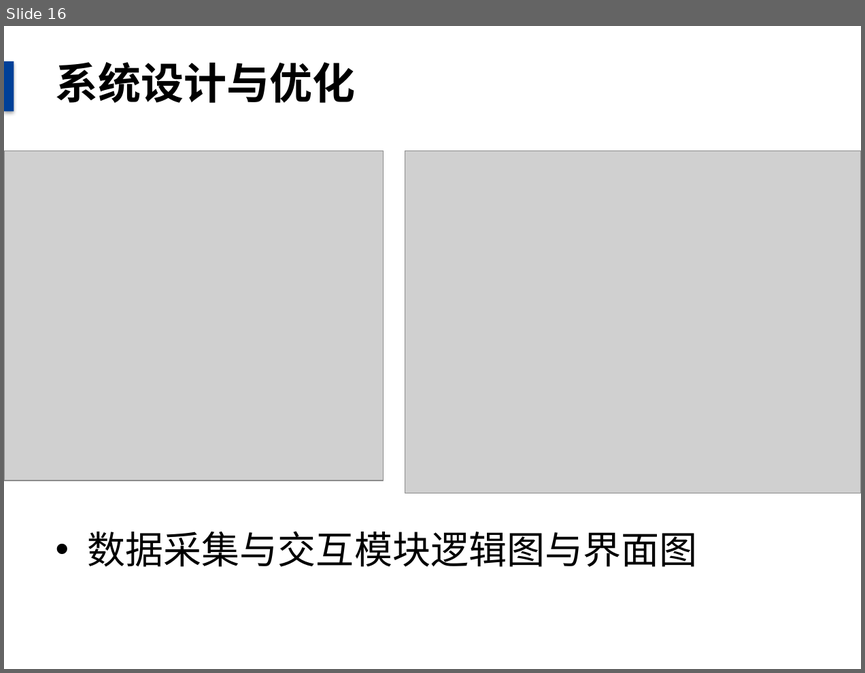
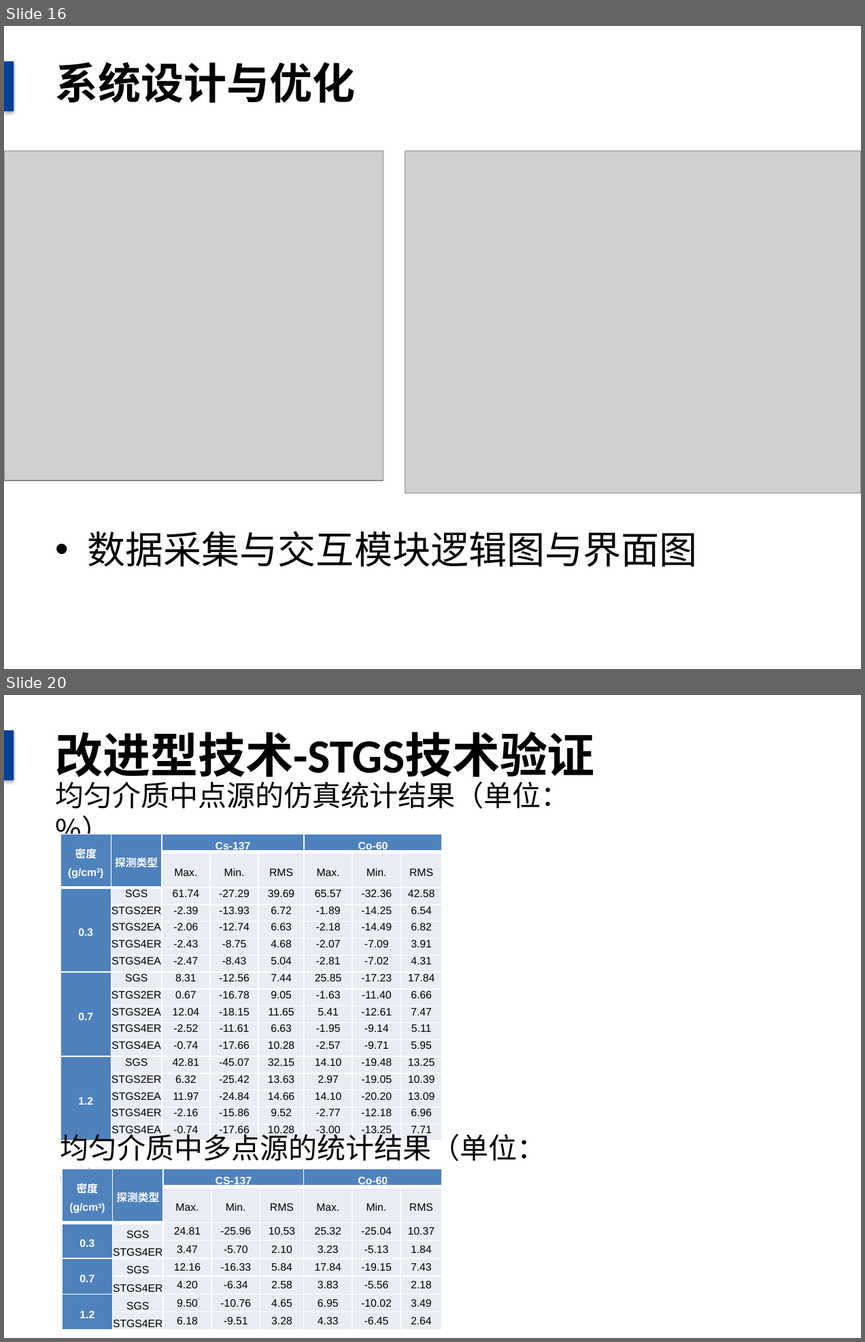
Before and after one commit to danxibao/NDAPapers, a slide deck: 毕业答辩报告.pptx. Shown one above the other, each under a label of ours: slide 16 before the commit, slides 16 and 20 after it; the slides between them are not shown. The pictures are 865x673 and 865x1342 pixels, drawn with LibreOffice and Linux fonts; fonts in the diff are those of the drawing; grey boxes stand for pictures; background and template pictures are left out. Boxes give left, top, right and bottom in pixels: in the first picture for what was removed or moved away, otherwise in the second. Text is boxed around its words. In the diff, an @@ line names an element or a change of style, - is before the commit and + after.

```diff
--- a/毕业答辩报告.pptx
+++ b/毕业答辩报告.pptx
@@ slide 20 added at <box>4,695,861,1338</box>, background picture (left out); not listed: 1 template element that a slide beside it also shows @@
@@ title added at <box>55,732,595,784</box>, 40 pt, text #000000, bold @@
+改进型技术-STGS技术验证
@@ text added at <box>56,781,570,809</box>, 24 pt, text #000000 @@
+均匀介质中点源的仿真统计结果（单位：%）
@@ table added at <box>60,834,440,1138</box>, 17 rows, 8 columns @@
+密度 / (g/cm3) | 探测类型 | Cs-137 |  |  | Co-60 |  | 
+ |  | Max. | Min. | RMS | Max. | Min. | RMS
+0.3 | SGS | 61.74 | -27.29 | 39.69 | 65.57 | -32.36 | 42.58
+ | STGS2ER | -2.39 | -13.93 | 6.72 | -1.89 | -14.25 | 6.54
+ | STGS2EA | -2.06 | -12.74 | 6.63 | -2.18 | -14.49 | 6.82
+ | STGS4ER | -2.43 | -8.75 | 4.68 | -2.07 | -7.09 | 3.91
+ | STGS4EA | -2.47 | -8.43 | 5.04 | -2.81 | -7.02 | 4.31
+0.7 | SGS | 8.31 | -12.56 | 7.44 | 25.85 | -17.23 | 17.84
+ | STGS2ER | 0.67 | -16.78 | 9.05 | -1.63 | -11.40 | 6.66
+ | STGS2EA | 12.04 | -18.15 | 11.65 | 5.41 | -12.61 | 7.47
+ | STGS4ER | -2.52 | -11.61 | 6.63 | -1.95 | -9.14 | 5.11
+ | STGS4EA | -0.74 | -17.66 | 10.28 | -2.57 | -9.71 | 5.95
+1.2 | SGS | 42.81 | -45.07 | 32.15 | 14.10 | -19.48 | 13.25
+ | STGS2ER | 6.32 | -25.42 | 13.63 | 2.97 | -19.05 | 10.39
+ | STGS2EA | 11.97 | -24.84 | 14.66 | 14.10 | -20.20 | 13.09
+ | STGS4ER | -2.16 | -15.86 | 9.52 | -2.77 | -12.18 | 6.96
+ | STGS4EA | -0.74 | -17.66 | 10.28 | -3.00 | -13.25 | 7.71
@@ text added at <box>60,1129,545,1161</box>, 24 pt, text #000000 @@
+均匀介质中多点源的统计结果（单位：%）
@@ table added at <box>62,1169,443,1329</box>, 8 rows, 8 columns @@
+密度 / (g/cm3) | 探测类型 | CS-137 |  |  | Co-60 |  | 
+ |  | Max. | Min. | RMS | Max. | Min. | RMS
+0.3 | SGS | 24.81 | -25.96 | 10.53 | 25.32 | -25.04 | 10.37
+ | STGS4ER | 3.47 | -5.70 | 2.10 | 3.23 | -5.13 | 1.84
+0.7 | SGS | 12.16 | -16.33 | 5.84 | 17.84 | -19.15 | 7.43
+ | STGS4ER | 4.20 | -6.34 | 2.58 | 3.83 | -5.56 | 2.18
+1.2 | SGS | 9.50 | -10.76 | 4.65 | 6.95 | -10.02 | 3.49
+ | STGS4ER | 6.18 | -9.51 | 3.28 | 4.33 | -6.45 | 2.64
```
Also in this commit, not shown: 9 slides changed, 2 other slides added, 2 other files.
